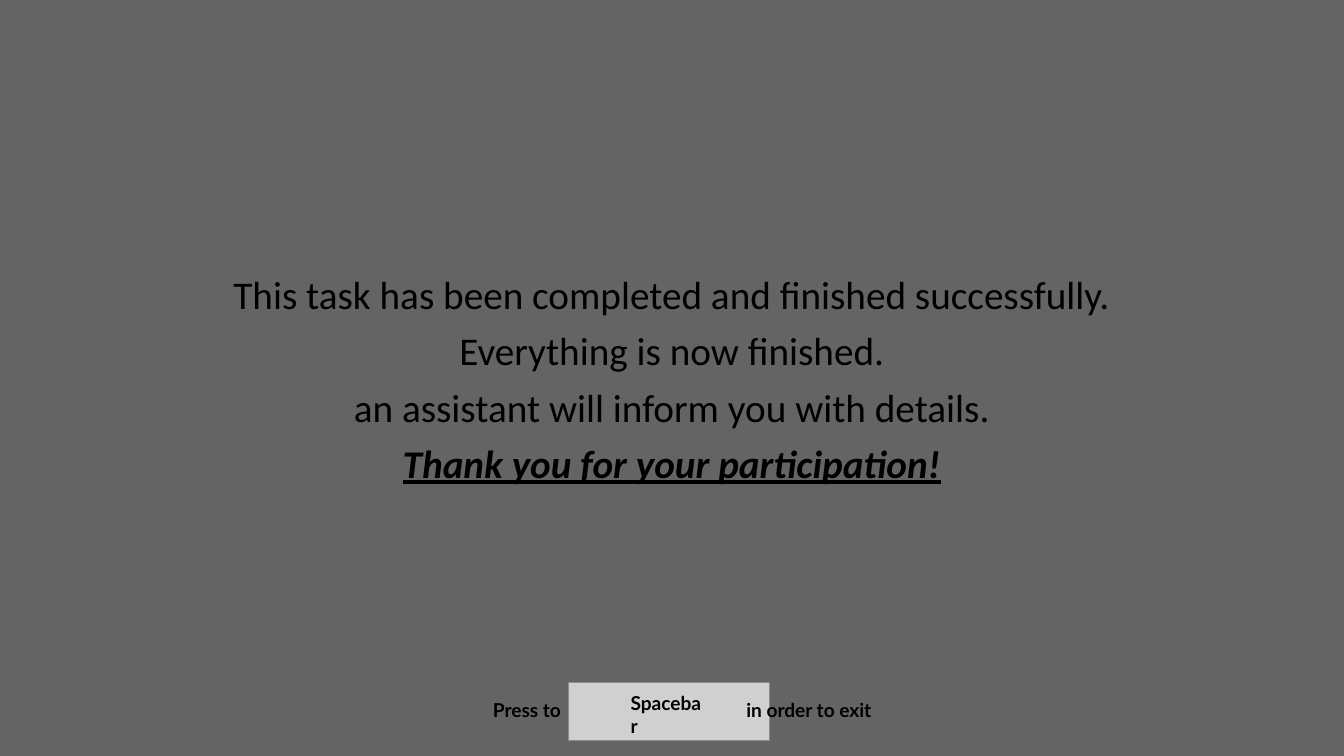
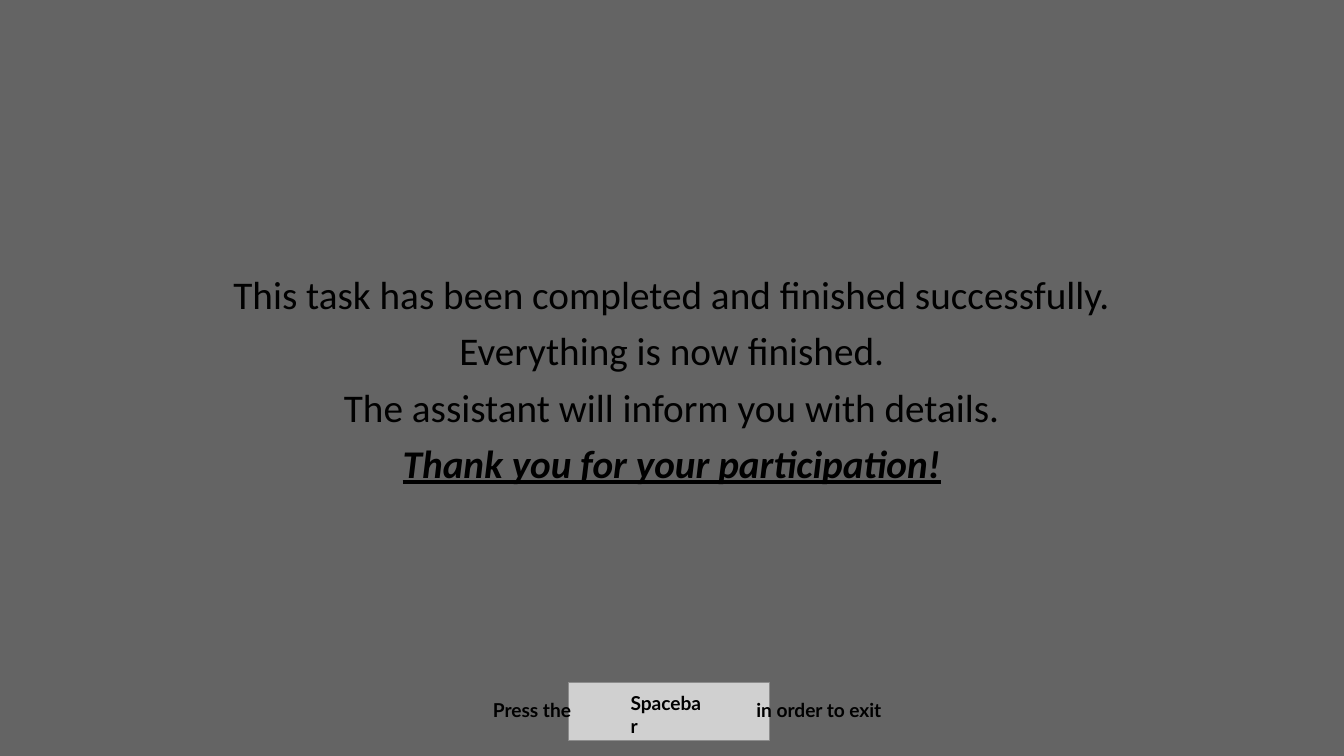
Before and after one commit to Ibrahim-V-Arslan/MT_Sequential_Effects, a slide deck: slide 6 of Squircle experiment/Instructions/Instruction Creator.pptx (slide 5 before the commit). Drawn at 1344x756 pixels with LibreOffice and Linux fonts; fonts in the diff are those of the drawing; grey boxes stand for pictures. Boxes give left, top, right and bottom in pixels: in the first picture for what was removed or moved away, otherwise in the second. Text is boxed around its words. In the diff, an @@ line names an element or a change of style, - is before the commit and + after.

```diff
--- a/Squircle experiment/Instructions/Instruction Creator.pptx
+++ b/Squircle experiment/Instructions/Instruction Creator.pptx
@@ text at box(344, 395, 1000, 428): text changed @@
-an assistant will inform you with details.
+The assistant will inform you with details.
@@ text at box(493, 701, 881, 722): text changed @@
-Press to in order to exit
+Press the in order to exit
```
Also in this commit, not shown: 4 other slides changed, 1 slide added, 50 other files.
